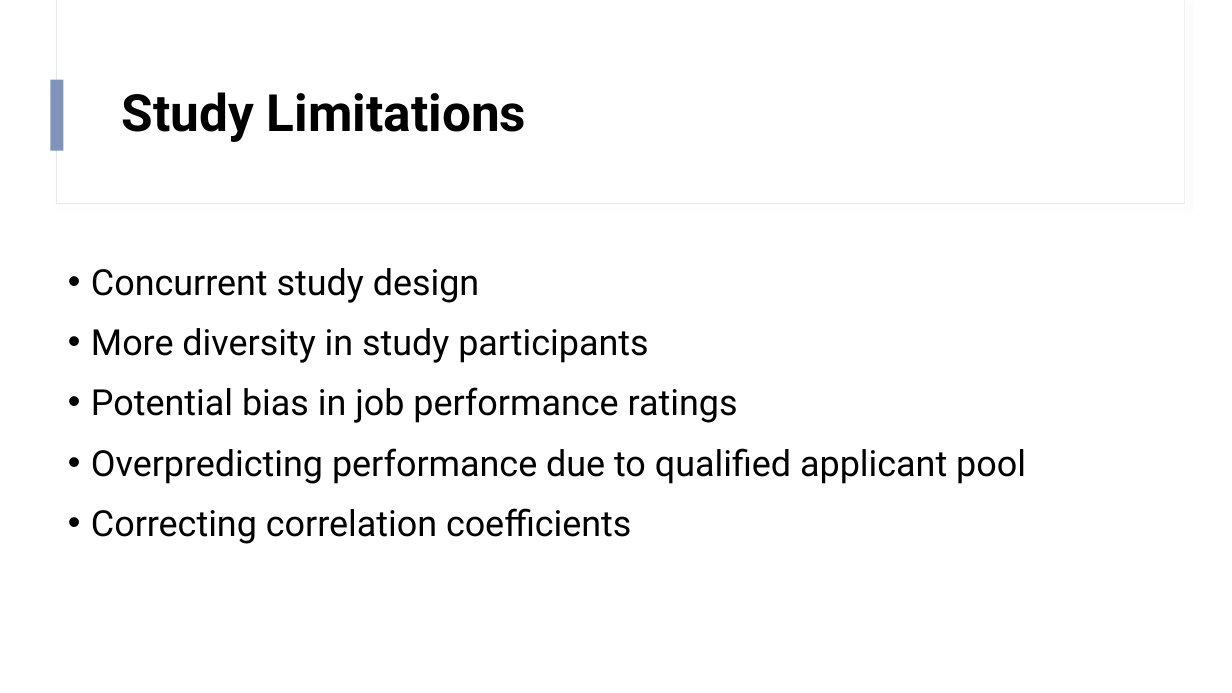
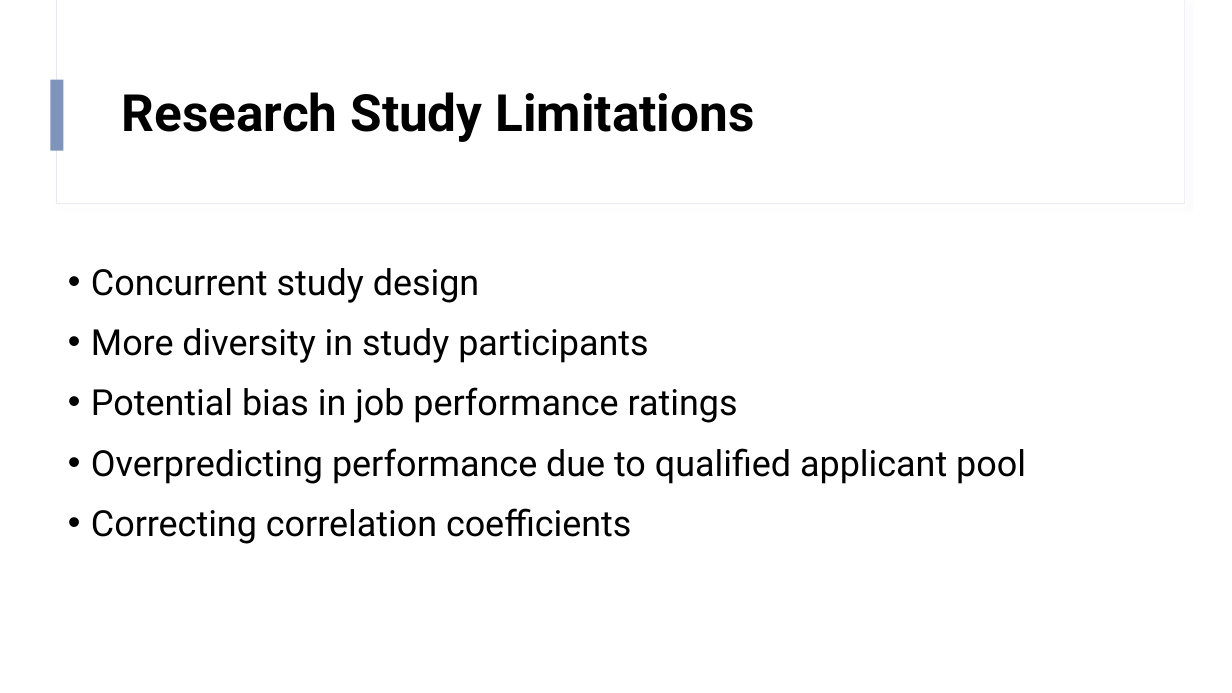
Before and after one commit to SzarR/FireEdge, a slide deck: slide 10 of FireEdge.pptx (slide 9 before the commit). Drawn at 1232x693 pixels with LibreOffice and Linux fonts; fonts in the diff are those of the drawing. Boxes give left, top, right and bottom in pixels: in the first picture for what was removed or moved away, otherwise in the second. Text is boxed around its words. In the diff, an @@ line names an element or a change of style, - is before the commit and + after.

```diff
--- a/FireEdge.pptx
+++ b/FireEdge.pptx
@@ title at [122, 92, 754, 142]: text changed @@
-Study Limitations
+Research Study Limitations
```
Also in this commit, not shown: 8 other slides changed, 2 other files.
